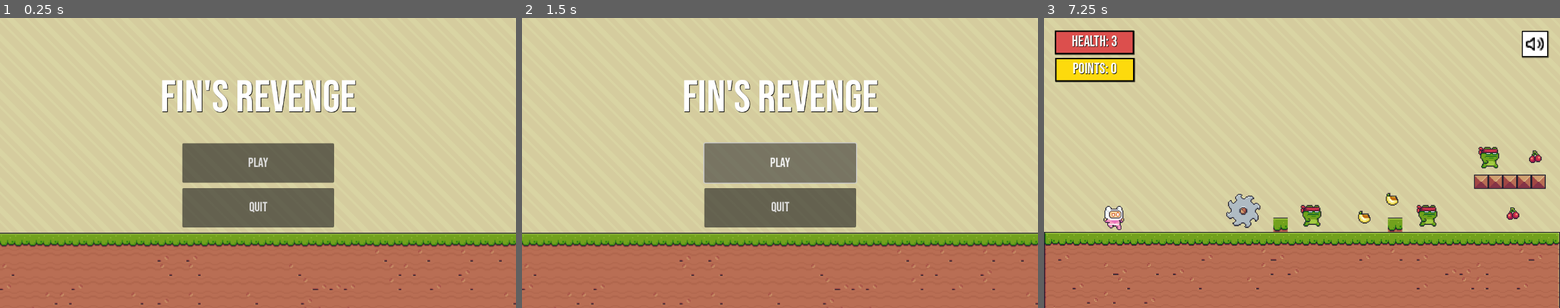
Above: before the commit, frames 1-3 (left to right).
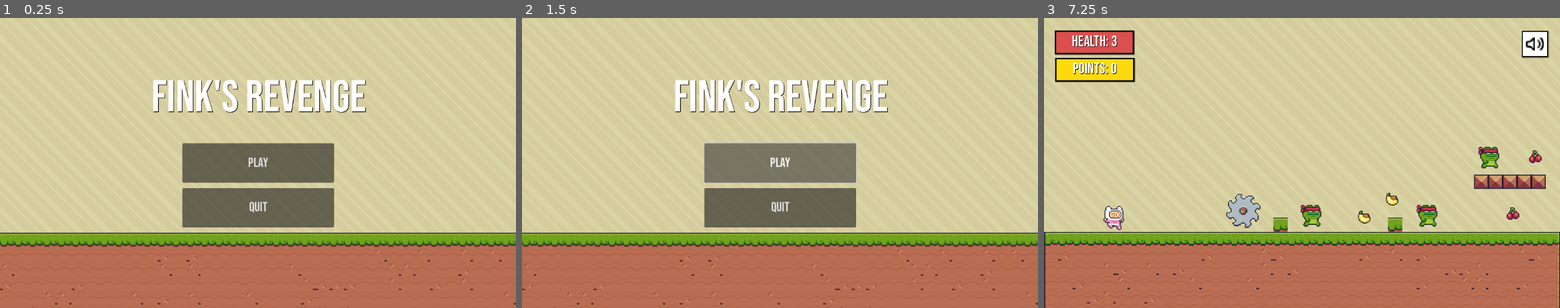
Above: after the commit, the same moments.

Repository: zyguel/Finks-Revenge
Game: Godot game, scene res://scenes/screen/main_menu.tscn
Two runs of this game, one before a commit and one after it. Both use one fixed random seed, a clock stepped at 60 frames per second and the inputs below.
Inputs (mouse positions are in pixels of both pictures, inside the frame that each line leads up to):
- Up to frame 1 (0.25 s): no input
- Up to frame 2 (1.5 s): click "PLAY" at 0.5 s; click "PLAY" at 1.25 s
- Up to frame 3 (7.25 s): tap Enter at 2, 3.5, 5 s; move the mouse to (1415, 148) at 2.02 s; hold D (move_right) 2.03-3.53 s; tap Space (jump) at 2.27, 2.75, 3.02, 4.25, 4.52, 5.27, 5.75, 6.02 s; move the mouse to (1198, 177) at 2.77 s; move the mouse to (1353, 99) at 3.52 s; hold A (move_left) 3.53-4.28 s; move the mouse to (1276, 221) at 4.27 s; hold D (move_right) 4.28-5.78 s; move the mouse to (1456, 206) at 5.02 s; move the mouse to (1147, 119) at 5.77 s; hold A (move_left) 5.78-6.53 s; move the mouse to (1327, 163) at 6.52 s; hold D (move_right) from 6.53 s (still down)

The runs differ from the first frame. In frame 1, 2.7% of the frame differs, in the area x 29-71%, y 21-33%; in frame 2, 2.7%; in frame 3, nothing differs.
Error in both runs: Cannot call method 'change_scene_to_packed' on a null value. (res://scripts/main_menu.gd:14)

Commit message:
Title FIx

Diff:
--- a/scenes/screen/main_menu.tscn
+++ b/scenes/screen/main_menu.tscn
@@ -225,7 +225,7 @@
 theme_override_colors/font_shadow_color = Color(0, 0, 0, 1)
 theme_override_fonts/font = ExtResource("6_yjr16")
 theme_override_font_sizes/font_size = 100
-text = "FIN's REVENGE"
+text = "FINk's REVENGE"
 horizontal_alignment = 1
 
 [connection signal="mouse_entered" from="PlayGame" to="." method="_on_play_game_mouse_entered"]
--- a/scripts/Frog.gd
+++ b/scripts/Frog.gd
@@ -36,7 +36,6 @@
 # Functions that checks if the player has entered the area of the player
 func _on_frog_hitbox_body_entered(body):
 	if body is Player:
-		body.velocity.y = JUMP_VELOCITY
 		Global.addpoints()
 		death_ani()
 
--- a/scripts/player.gd
+++ b/scripts/player.gd
@@ -56,7 +56,18 @@
 
 func _on_hitbox_area_area_entered(area):
 	if area is Saw:
-		die()
+		player_input = false
+		set_collision_mask_value(1, false)
+		set_collision_mask_value(2, false)
+		set_collision_layer_value(1, false)
+		hitbox.set_collision_mask_value(1, false)
+		body.disabled = true
+		velocity.y = JUMP_VELOCITY
+
+		#Animation
+		sprite.play("hit")
+		death.play()
+
 
 func _on_onscreen_screen_exited():
 	if playerscreen.is_on_screen() == false:
@@ -68,21 +79,3 @@
 		set_collision_layer_value(1, true)
 		hitbox.set_collision_mask_value(1, true)
 		body.disabled = false
-
-		sprite.play("respawn")
-		await sprite.animation_finished
-
-func die():
-	#GAME LOGIC
-	player_input = false
-	set_collision_mask_value(1, false)
-	set_collision_mask_value(2, false)
-	set_collision_layer_value(1, false)
-	hitbox.set_collision_mask_value(1, false)
-	body.disabled = true
-	velocity.y = JUMP_VELOCITY
-
-	#Animation
-	sprite.play("hit")
-	death.play()
-	await sprite.animation
